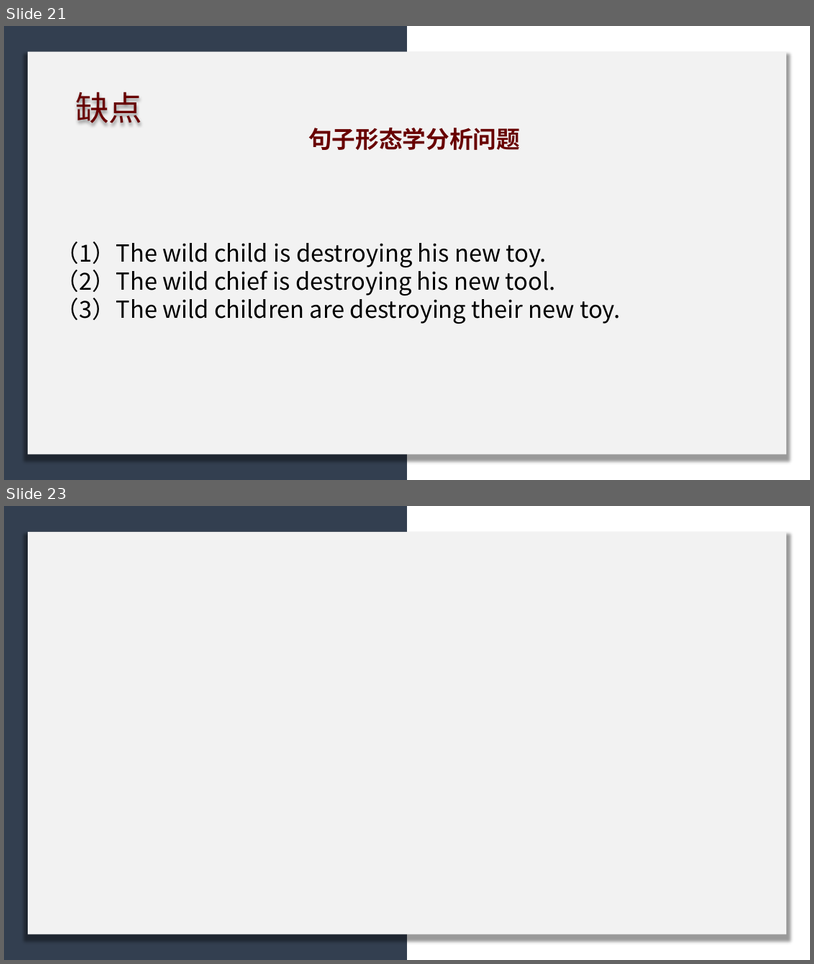
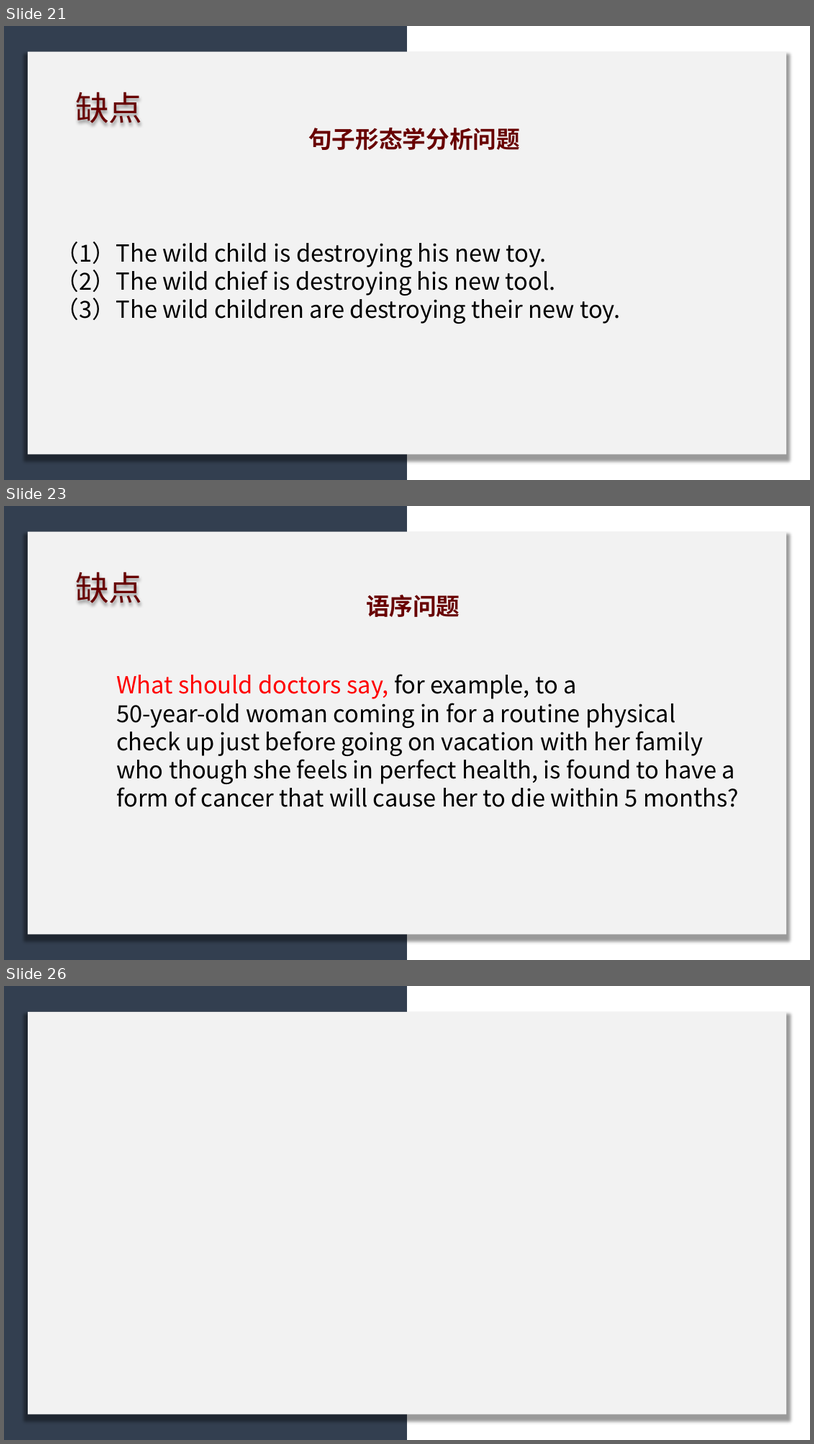
Before and after one commit to licheng0573/RosettaStone, a slide deck: 二组展示_10_24.pptx. Shown one above the other, each under a label of ours: slides 21 and 23 before the commit, slides 21, 23 and 26 after it; the slides between them are not shown. The pictures are 814x964 and 814x1444 pixels, drawn with LibreOffice and Linux fonts; fonts in the diff are those of the drawing. Boxes give left, top, right and bottom in pixels: in the first picture for what was removed or moved away, otherwise in the second. Text is boxed around its words. In the diff, an @@ line names an element or a change of style, - is before the commit and + after.

```diff
--- a/二组展示_10_24.pptx
+++ b/二组展示_10_24.pptx
@@ slide 23 added at [4, 506, 810, 960], background #FFFFFF @@
@@ rectangle added at [4, 506, 407, 960], fill #333F50 @@
@@ rectangle added at [28, 531, 787, 934], fill #F2F2F2 @@
@@ text added at [75, 572, 142, 603], 40 pt, text #680000 @@
+缺点
@@ text added at [366, 595, 460, 617], 28 pt, text #680000, bold @@
+语序问题
@@ text added at [116, 674, 738, 807], 28 pt, text #000000 @@
+What should doctors say, for example, to a
+50-year-old woman coming in for a routine physical
+check up just before going on vacation with her family
+who though she feels in perfect health, is found to have a form of cancer that will cause her to die within 5 months?
@@ what was slide 23 is now slide 26 @@
```
Also in this commit, not shown: 7 slides changed, 1 other slide added, 3 slides removed.
